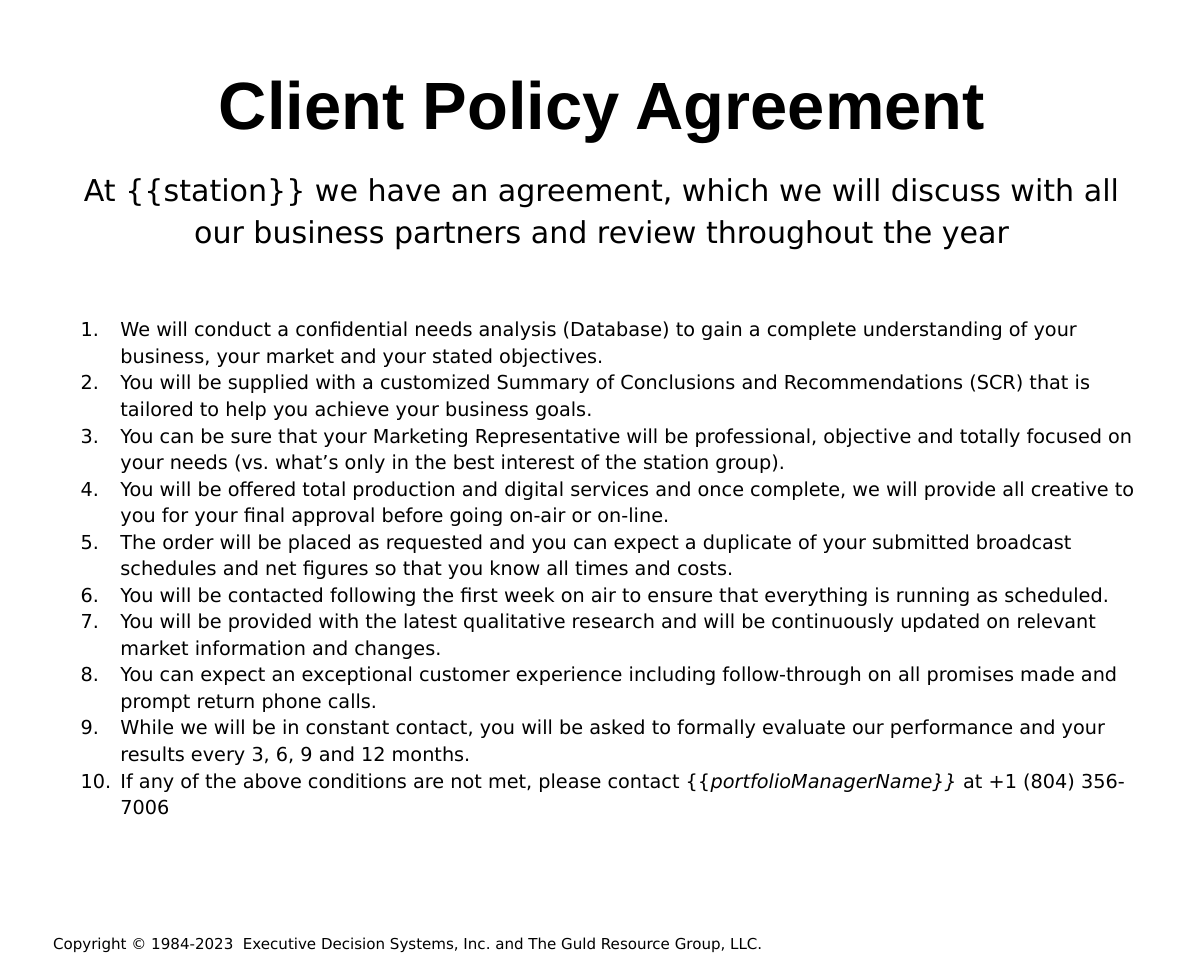
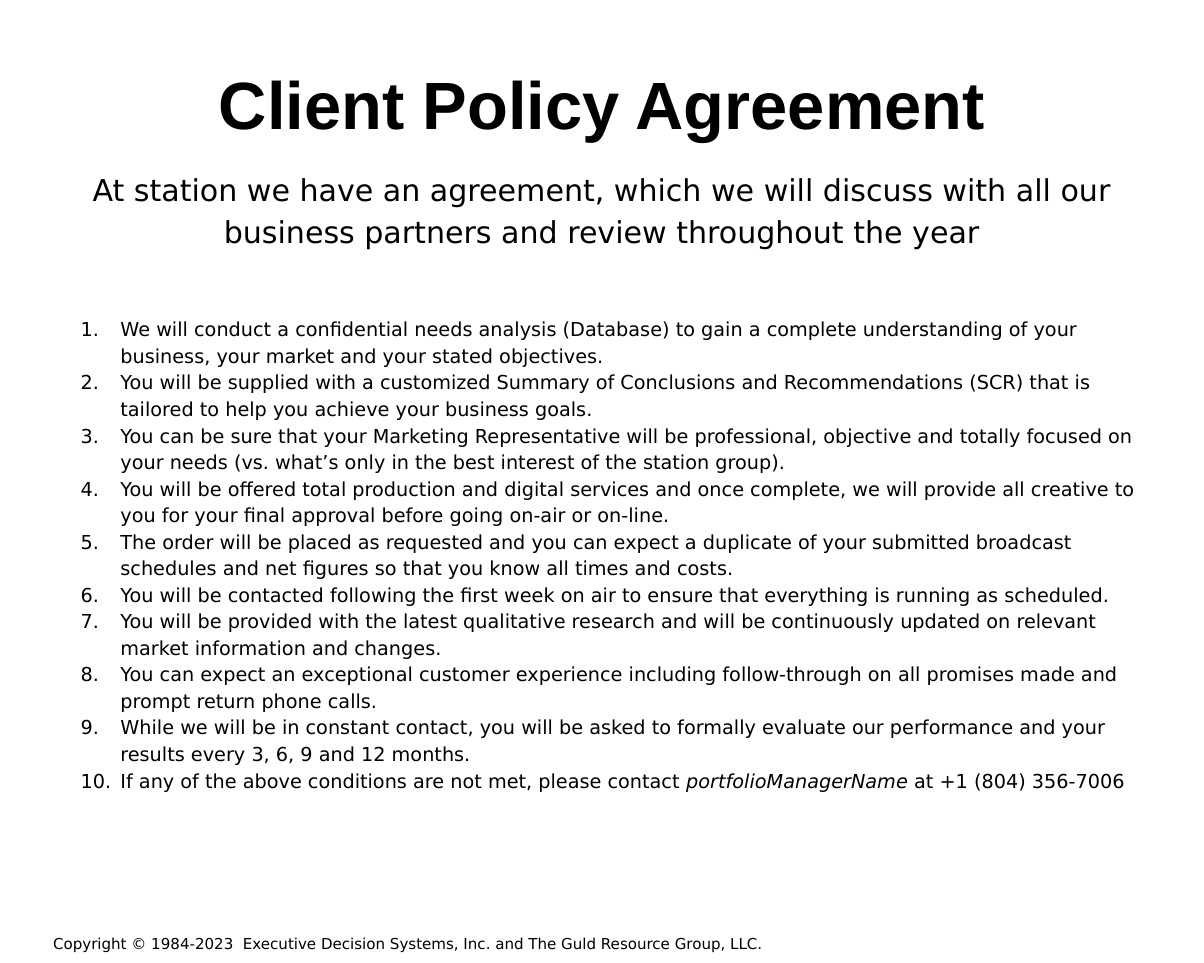
Before and after one commit to hintonandrew510/wizardfrontend, a slide deck: slide 36 of mavenprojectSCR/src/main/resources/powerpointtemplate/tv.pptx. Drawn at 1204x963 pixels with LibreOffice and Linux fonts; fonts in the diff are those of the drawing; background and template pictures are left out. Boxes give left, top, right and bottom in pixels: in the first picture for what was removed or moved away, otherwise in the second. Text is boxed around its words. In the diff, an @@ line names an element or a change of style, - is before the commit and + after.

```diff
--- a/mavenprojectSCR/src/main/resources/powerpointtemplate/tv.pptx
+++ b/mavenprojectSCR/src/main/resources/powerpointtemplate/tv.pptx
@@ text at box(93, 178, 1111, 249): text changed @@
-At {{station}} we have an agreement, which we will discuss with all our business partners and review throughout the year
+At station we have an agreement, which we will discuss with all our business partners and review throughout the year
@@ text at box(120, 773, 1125, 792): text changed @@
-10. If any of the above conditions are not met, please contact {{portfolioManagerName}} at +1 (804) 356-7006
+10. If any of the above conditions are not met, please contact portfolioManagerName at +1 (804) 356-7006
```
Also in this commit, not shown: 26 other slides changed, 4 other files.
